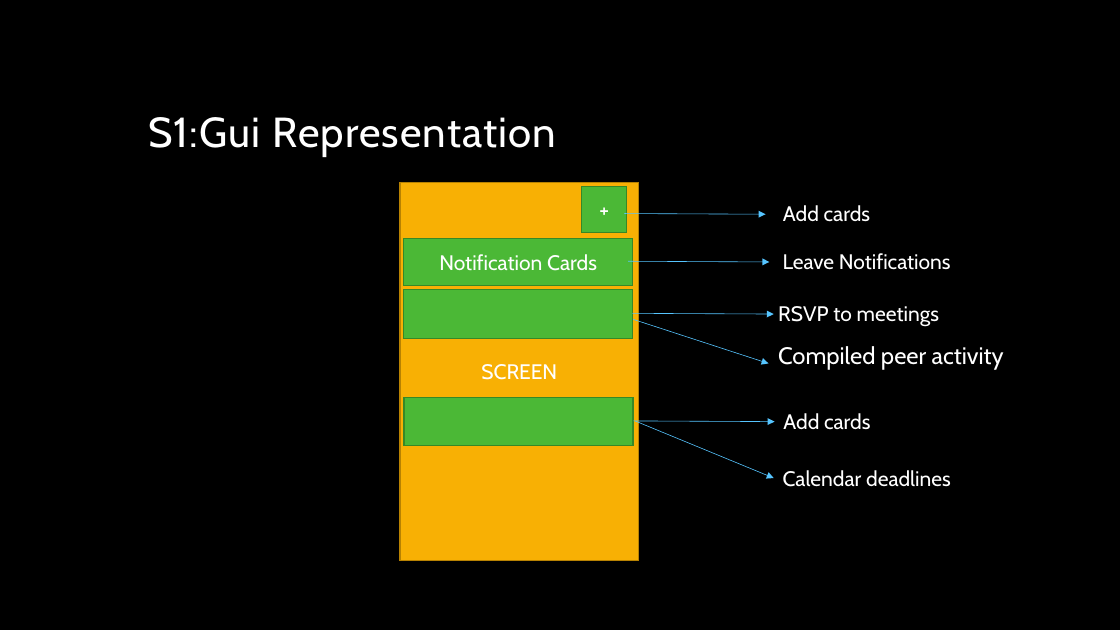
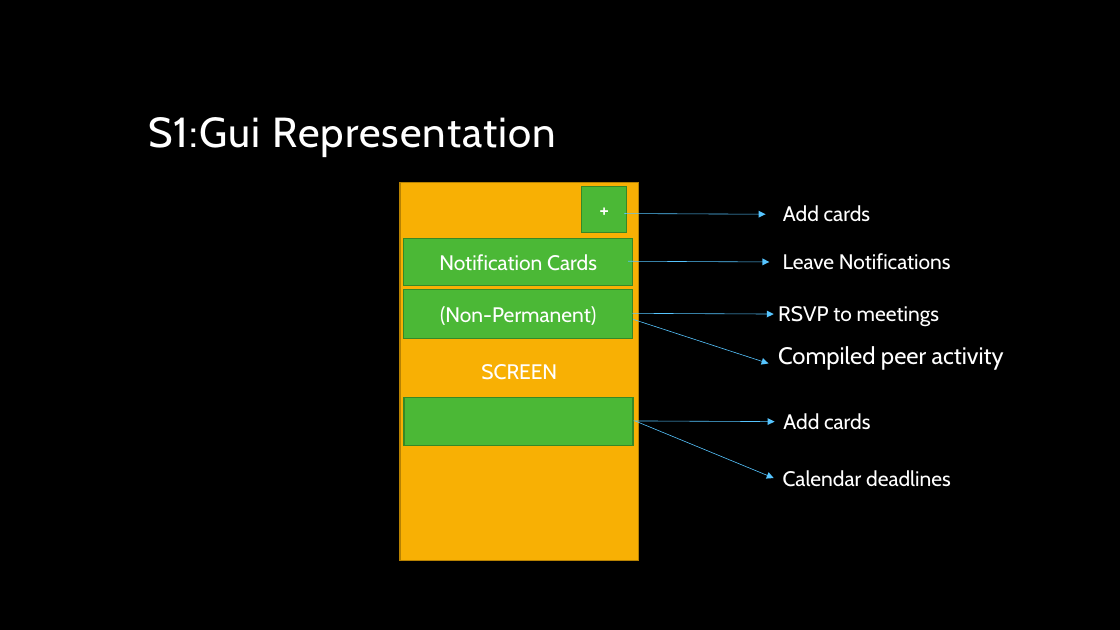
Before and after one commit to arnyboy101/InsemiTimeSheet, a slide deck: slide 2 of SubRoutine Diagrams/Notice Board.pptx. Drawn at 1120x630 pixels with LibreOffice and Linux fonts; fonts in the diff are those of the drawing; background and template pictures are left out. Boxes give left, top, right and bottom in pixels: in the first picture for what was removed or moved away, otherwise in the second. Text is boxed around its words. In the diff, an @@ line names an element or a change of style, - is before the commit and + after.

```diff
--- a/SubRoutine Diagrams/Notice Board.pptx
+++ b/SubRoutine Diagrams/Notice Board.pptx
@@ text in rectangle at box(440, 306, 596, 325): text added @@
+(Non-Permanent)
```
Also in this commit, not shown: 5 other slides changed, 1 other file.
